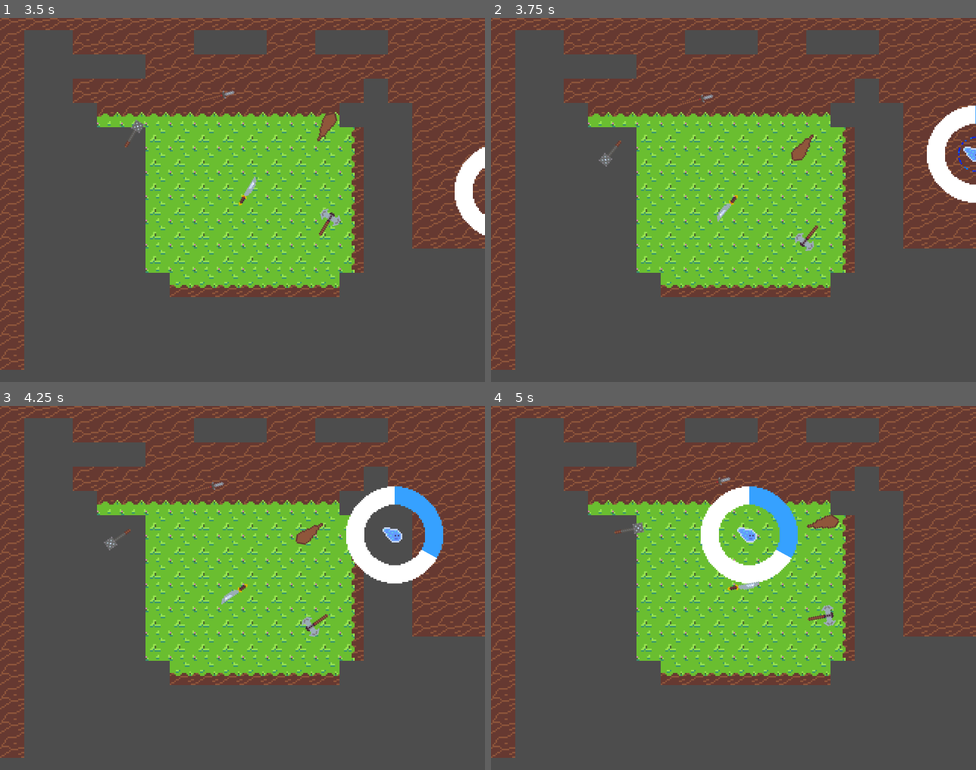
Above: before the commit, frames 1-4 (two rows, left to right).
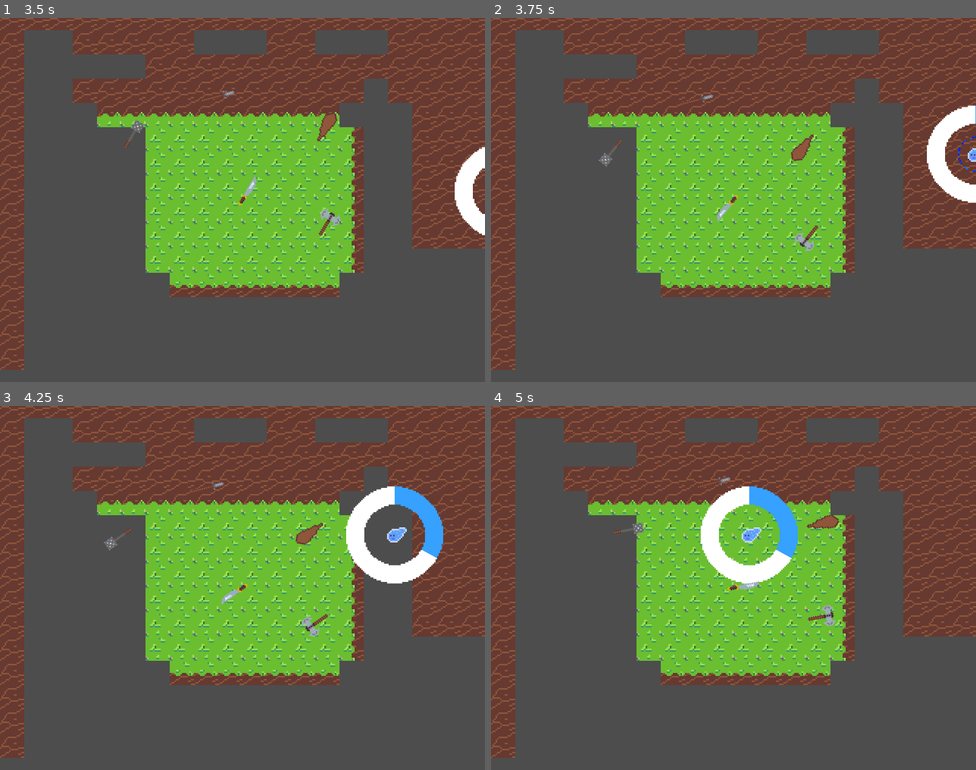
Above: after the commit, the same moments.

Repository: dallasschoff/psjam-16
Game: Godot game, scene res://Scenes/Game.tscn
The game is run twice, just before and just after one commit, with the same random seed, the same clock (stepped at 60 frames per second) and the same inputs.
Inputs:
- Up to frame 1 (3.5 s): tap Enter at 0.5 s; hold D (right) 0.53-1.28 s; tap Space (space) every 0.75 s from 0.6 to 2.85 s; hold S (down) 1.28-2.03 s; hold D (right) 2.03-2.78 s; hold W (up) from 2.78 s (still down)
- Up to frame 2 (3.75 s): release W (up) at 3.53 s; hold A (left) from 3.53 s (still down); tap Space (space) at 3.6 s
- Up to frame 3 (4.25 s): keep holding A (left)
- Up to frame 4 (5 s): keep holding A (left); tap Space (space) at 4.35 s

Frame 1 is identical in both runs. In frame 2, less than 0.1% of the frame differs, in the area x 97-100%, y 35-40%; in frame 3, 0.1%, in the area x 78-84%, y 33-38%; in frame 4, 0.1%.

Commit message:
Direction fix

Diff:
--- a/pirate-software-jam-16/Scenes/Player.tscn
+++ b/pirate-software-jam-16/Scenes/Player.tscn
@@ -86,10 +86,8 @@
 animation = &"idle_left"
 
 [sub_resource type="AnimationNodeAnimation" id="AnimationNodeAnimation_gofn3"]
-animation = &"idle_right"
 
 [sub_resource type="AnimationNodeAnimation" id="AnimationNodeAnimation_ibvls"]
-animation = &"idle_right"
 
 [sub_resource type="AnimationNodeAnimation" id="AnimationNodeAnimation_i5l8a"]
 animation = &"idle_right"
@@ -105,28 +103,28 @@
 
 [sub_resource type="AnimationNodeBlendSpace2D" id="AnimationNodeBlendSpace2D_3aopb"]
 blend_point_0/node = SubResource("AnimationNodeAnimation_p7x7y")
-blend_point_0/pos = Vector2(-1, 1)
+blend_point_0/pos = Vector2(-1, 1.1)
 blend_point_1/node = SubResource("AnimationNodeAnimation_rcrdu")
-blend_point_1/pos = Vector2(-1, -1)
+blend_point_1/pos = Vector2(-1, -1.1)
 blend_point_2/node = SubResource("AnimationNodeAnimation_gofn3")
-blend_point_2/pos = Vector2(0, 1)
+blend_point_2/pos = Vector2(0, 1.1)
 blend_point_3/node = SubResource("AnimationNodeAnimation_ibvls")
-blend_point_3/pos = Vector2(0, -1)
+blend_point_3/pos = Vector2(0, -1.1)
 blend_point_4/node = SubResource("AnimationNodeAnimation_i5l8a")
 blend_point_4/pos = Vector2(1, 0)
 blend_point_5/node = SubResource("AnimationNodeAnimation_sf4ir")
-blend_point_5/pos = Vector2(1, 1)
+blend_point_5/pos = Vector2(1, 1.1)
 blend_point_6/node = SubResource("AnimationNodeAnimation_1puc3")
-blend_point_6/pos = Vector2(1, -1)
+blend_point_6/pos = Vector2(1, -1.1)
 blend_point_7/node = SubResource("AnimationNodeAnimation_eb7r8")
 blend_point_7/pos = Vector2(-1, 0)
+min_space = Vector2(-1, -1.1)
+max_space = Vector2(1, 1.1)
 blend_mode = 1
 
 [sub_resource type="AnimationNodeAnimation" id="AnimationNodeAnimation_4r1f5"]
-animation = &"idle_right"
 
 [sub_resource type="AnimationNodeAnimation" id="AnimationNodeAnimation_y3hr1"]
-animation = &"idle_right"
 
 [sub_resource type="AnimationNodeAnimation" id="AnimationNodeAnimation_bnrof"]
 animation = &"idle_right"
@@ -148,21 +146,23 @@
 
 [sub_resource type="AnimationNodeBlendSpace2D" id="AnimationNodeBlendSpace2D_1tuak"]
 blend_point_0/node = SubResource("AnimationNodeAnimation_4r1f5")
-blend_point_0/pos = Vector2(0, -1)
+blend_point_0/pos = Vector2(0, -1.1)
 blend_point_1/node = SubResource("AnimationNodeAnimation_y3hr1")
-blend_point_1/pos = Vector2(0, 1)
+blend_point_1/pos = Vector2(0, 1.1)
 blend_point_2/node = SubResource("AnimationNodeAnimation_bnrof")
 blend_point_2/pos = Vector2(1, 0)
 blend_point_3/node = SubResource("AnimationNodeAnimation_0e7xx")
-blend_point_3/pos = Vector2(1, -1)
+blend_point_3/pos = Vector2(1, -1.1)
 blend_point_4/node = SubResource("AnimationNodeAnimation_jjdyi")
-blend_point_4/pos = Vector2(1, 1)
+blend_point_4/pos = Vector2(1, 1.1)
 blend_point_5/node = SubResource("AnimationNodeAnimation_4edkn")
 blend_point_5/pos = Vector2(-1, 0)
 blend_point_6/node = SubResource("AnimationNodeAnimation_doiuj")
-blend_point_6/pos = Vector2(-1, 1)
+blend_point_6/pos = Vector2(-1, 1.1)
 blend_point_7/node = SubResource("AnimationNodeAnimation_o3itw")
-blend_point_7/pos = Vector2(-1, -1)
+blend_point_7/pos = Vector2(-1, -1.1)
+min_space = Vector2(-1, -1.1)
+max_space = Vector2(1, 1.1)
 blend_mode = 1
 
 [sub_resource type="AnimationNodeStateMachineTransition" id="AnimationNodeStateMachineTransition_kxi47"]
@@ -221,7 +221,7 @@
 anim_player = NodePath("../AnimationPlayer")
 parameters/conditions/idle = false
 parameters/conditions/is_walking = false
-parameters/idle/blend_position = Vector2(0, 0)
+parameters/idle/blend_position = Vector2(0.0683625, 0.136283)
 parameters/walk/blend_position = Vector2(0, 0)
 
 [node name="TextureProgressBar" type="TextureProgressBar" parent="."]
--- a/pirate-software-jam-16/Scripts/player.gd
+++ b/pirate-software-jam-16/Scripts/player.gd
@@ -33,7 +33,7 @@
 	velocity = velocity.limit_length(maxSpeed)
 
 	# Defining overall movement direction for animations
-	var direction = velocity.normalized()
+	direction = velocity.normalized()
 
 	move_and_slide()
 
Not shown, added: pirate-software-jam-16/Assets/Orc.png.import
